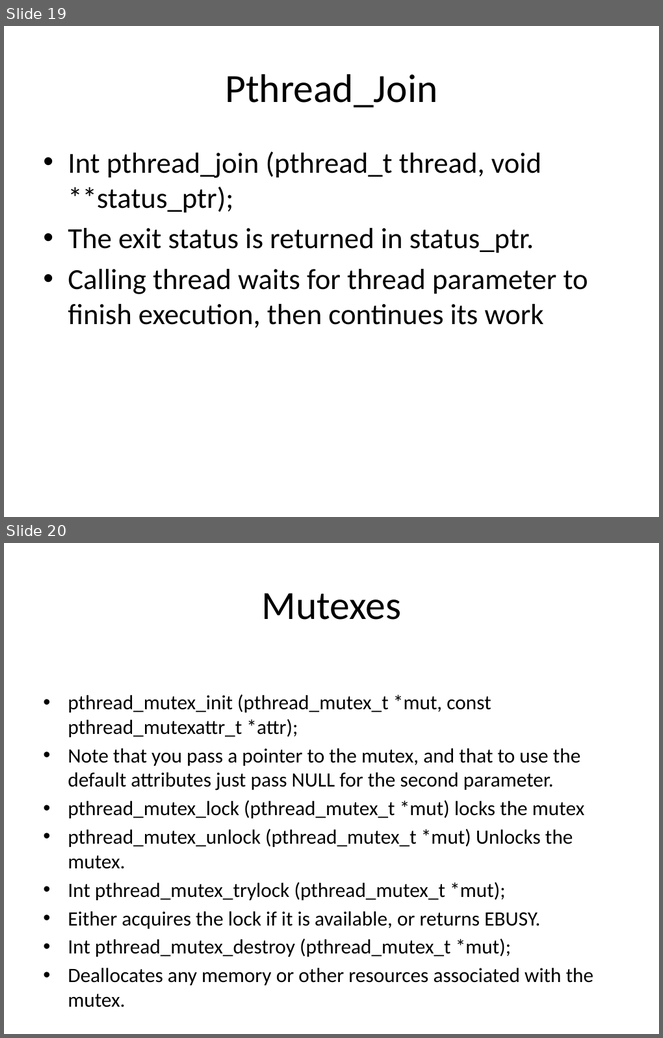
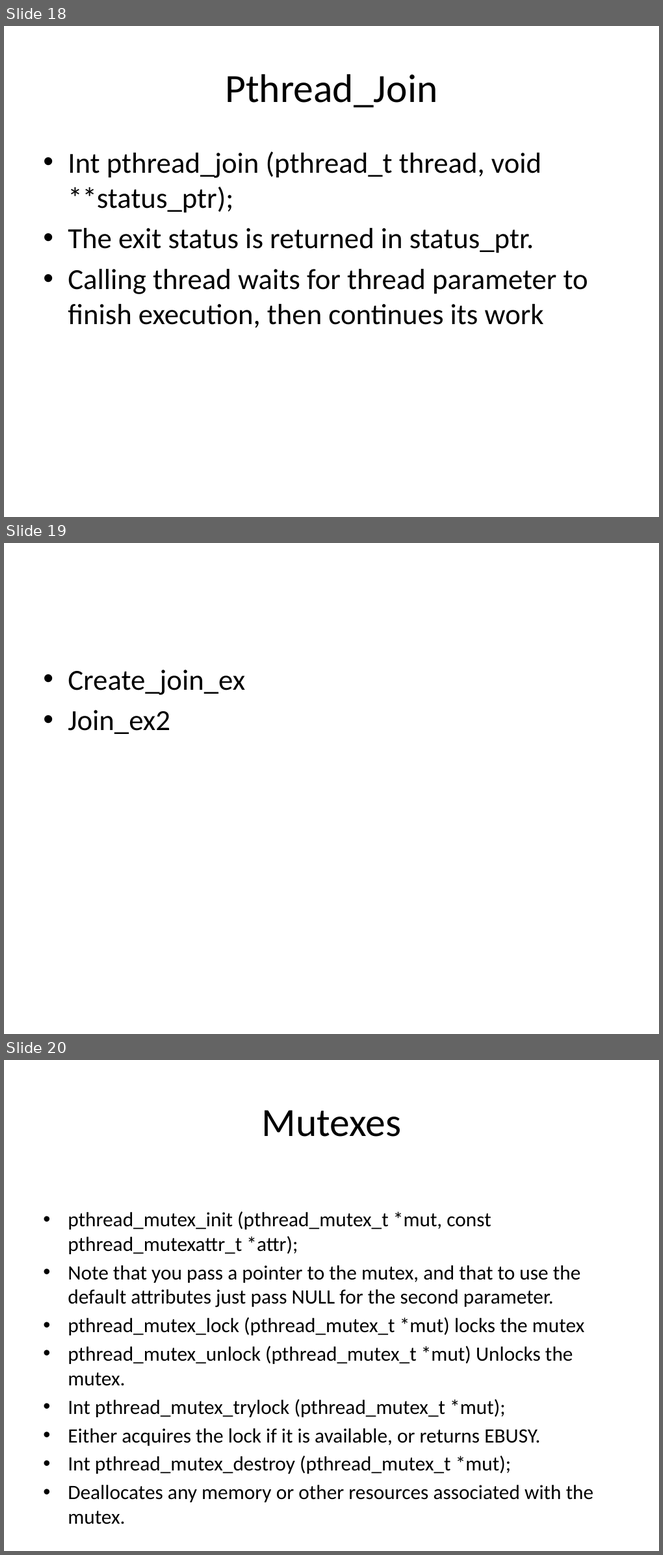
Before and after one commit to mezla/Sections, a slide deck: Will_Section3_Resources/Section 3 Powerpoint.pptx. Shown one above the other, each under a label of ours: slides 19 and 20 before the commit, slides 18, 19 and 20 after it. The pictures are 663x1038 and 663x1555 pixels, drawn with LibreOffice and Linux fonts; fonts in the diff are those of the drawing. Boxes give left, top, right and bottom in pixels: in the first picture for what was removed or moved away, otherwise in the second. Text is boxed around its words. In the diff, an @@ line names an element or a change of style, - is before the commit and + after.

```diff
--- a/Will_Section3_Resources/Section 3 Powerpoint.pptx
+++ b/Will_Section3_Resources/Section 3 Powerpoint.pptx
@@ slide 19 added at box(4, 543, 659, 1034), background #FFFFFF @@
@@ text added at box(68, 670, 245, 734), 32 pt, text #000000 @@
+• Create_join_ex
+• Join_ex2
@@ what was slide 19 is now slide 18 @@
```
Also in this commit, not shown: 1 other slide added, 1 slide removed, 15 other files.
